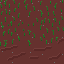
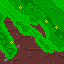
Revision of a layered 64 x 64 image; what changed, layer by layer:
removed layer "specs copy" over left=0, top=1, right=64, bottom=63
renamed "grass_bottom.png" to "Background", painted on it over left=0, top=0, right=64, bottom=63
